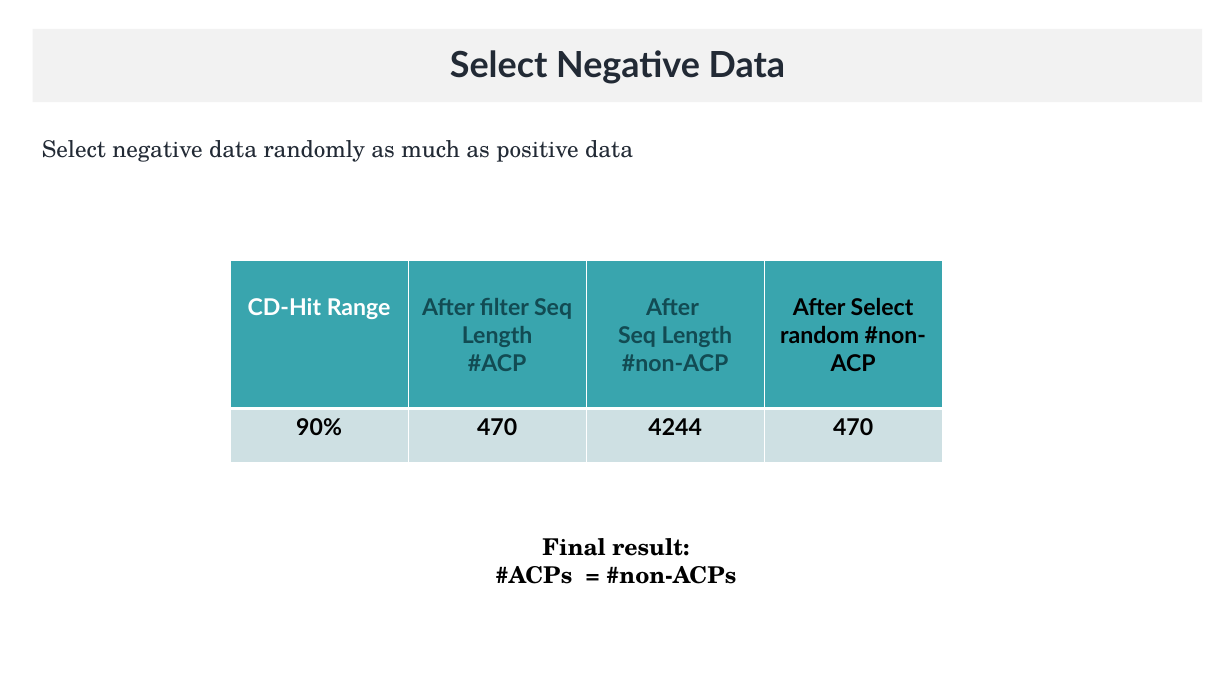
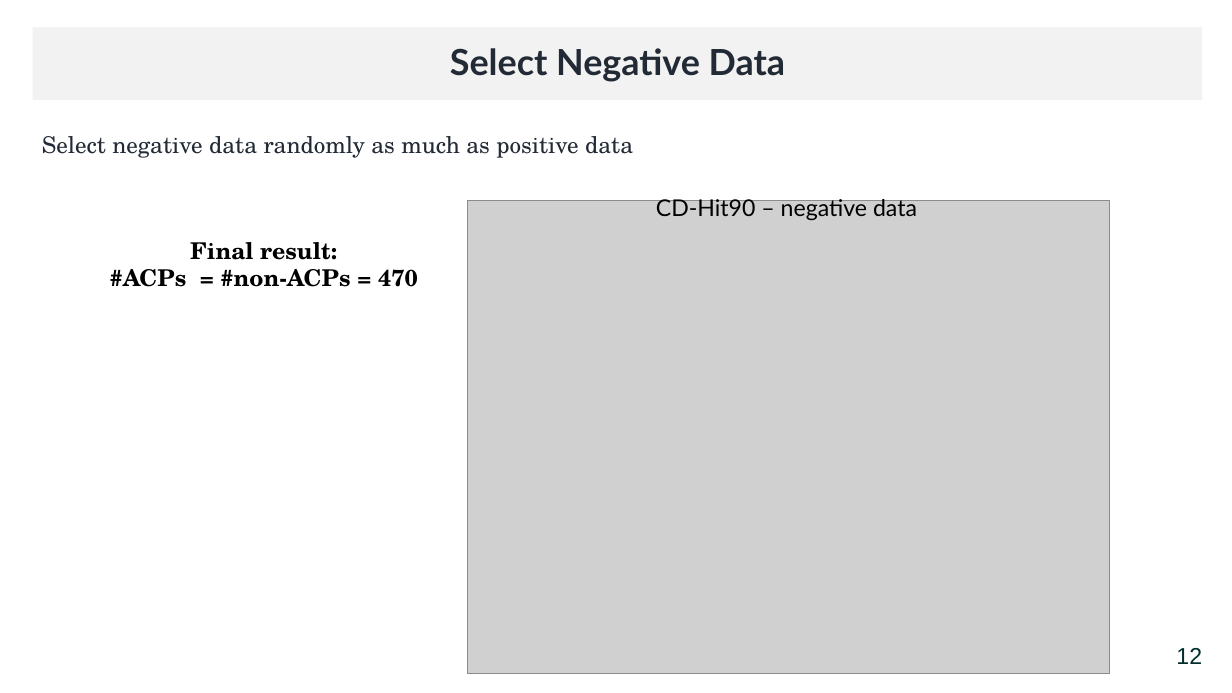
Before and after one commit to mtzynb/MyThesis, a slide deck: slide 15 of ThesisPresentation/thesis_presentation_26012022_Winter.pptx (slide 18 before the commit). Drawn at 1232x693 pixels with LibreOffice and Linux fonts; fonts in the diff are those of the drawing; grey boxes stand for pictures. Boxes give left, top, right and bottom in pixels: in the first picture for what was removed or moved away, otherwise in the second. Text is boxed around its words. In the diff, an @@ line names an element or a change of style, - is before the commit and + after.

```diff
--- a/ThesisPresentation/thesis_presentation_26012022_Winter.pptx
+++ b/ThesisPresentation/thesis_presentation_26012022_Winter.pptx
@@ text "Select negative data randomly as ...": place and size @@
-text "Select negative data randomly as ..." at bbox=[42, 140, 633, 162]
+text "Select negative data randomly as ..." at bbox=[42, 136, 633, 158]
@@ picture added at bbox=[468, 201, 1110, 674] @@
@@ text added at bbox=[656, 196, 917, 221], 18 pt, text #000000 @@
+CD-Hit90 – negative data
@@ text "Final result:": place and size @@
-text "Final result:" at bbox=[495, 538, 736, 584]
+text "Final result:" at bbox=[110, 242, 418, 287]
@@ text at bbox=[110, 269, 418, 287]: text changed @@
-#ACPs = #non-ACPs
+#ACPs = #non-ACPs = 470
@@ table removed at bbox=[230, 261, 944, 463], 2 rows, 4 columns @@
-CD-Hit Range | After filter Seq Length / #ACP | After / Seq Length / #non-ACP | After Select random #non-ACP
-90% | 470 | 4244 | 470
@@ text added at bbox=[1176, 648, 1202, 664], 18 pt, text #012D2C @@
+12
```
Also in this commit, not shown: 35 other slides changed, 4 slides removed.
